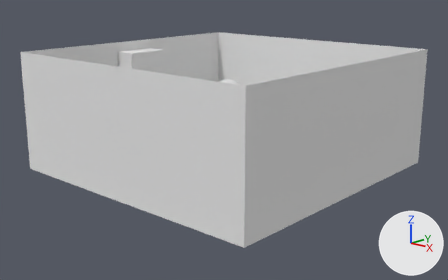
The Blender file rawAssets/AllAssets.blend as it was, and as the next commit left it.
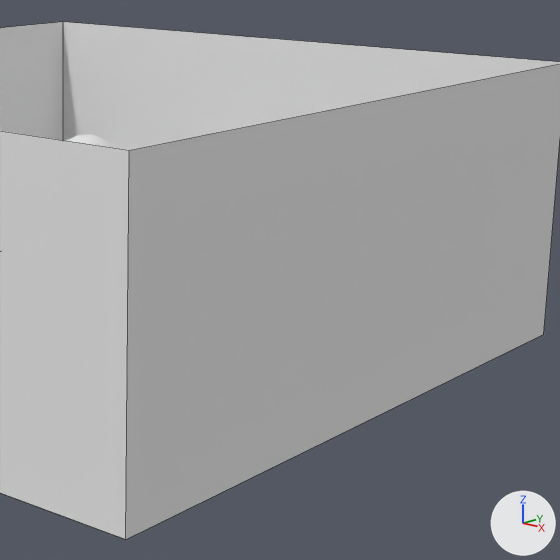
There are two pictures of each version: one whole from a 50 mm lens placed at (17.21, -19.45, 8.0), pointed at (0.11, -0.35, 1.18), one close up on the part from 43% to 95% of the width and 8% to 92% of the height. Arrows for +X, +Y and +Z are at lower right; the lights stay in place. The close-ups show mesh edges as thin lines.

Names of what the first close-up shows: 'Wall0', 'Wall1'.
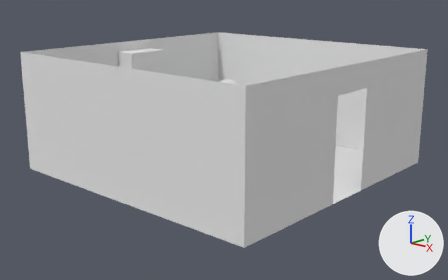
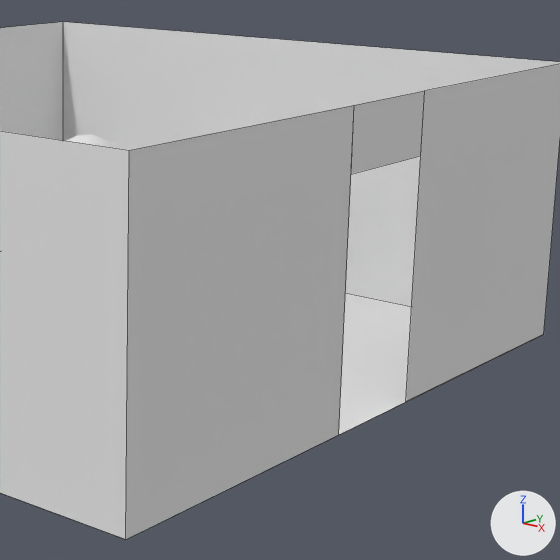
The change in detail:
me_plane_003 has 8 vertices, 2 faces and spans x -6.0..6.0, y -6.0..6.0, z -0.07..4.93.
me_plane_003 is used by ob_wall0; location (0.0, 0.0, 0.0).
Verts and faces of me_plane_003; kept vertices keep their numbers, new ones are numbered from 8.
Before the commit, vertices of me_plane_003: 0 (6.0, -6.0, -0.07) at pixel (125, 539), 1 (6.0, 6.0, -0.06) at pixel (543, 334), 2 (6.0, -6.0, 4.93) at pixel (129, 150), 3 (6.0, 6.0, 4.93).
Part 1, on me_plane_003:
Faces deleted: (0, 2, 3, 1).
New vertex 8 is at (6.0, 1.0, -0.06), pixel (405, 401).
New vertex 9 is at (6.0, 1.0, 4.93), pixel (424, 90).
New vertex 10 is at (6.0, -1.0, -0.07), pixel (338, 434).
New vertex 11 is at (6.0, -1.0, 4.93), pixel (354, 105).
New vertex 12 is at (6.0, -1.0, 3.93), pixel (351, 174).
New vertex 13 is at (6.0, -1.0, 4.93), pixel (354, 105).
New vertex 14 is at (6.0, 1.0, 3.93), pixel (420, 155).
New vertex 15 is at (6.0, 1.0, 4.93), pixel (424, 90).
New faces: (0, 2, 11, 10), (1, 8, 9, 3), (12, 13, 15, 14).

What differs and where, as boxes (x1, y1, x2, y2) in the close-ups (560 x 560 px):
part 1 of me_plane_003, built on
    both: (335, 64, 560, 436)
'Floor', unchanged, uncovered by the edit
    before: (25, 343, 525, 537)
    after: (25, 293, 525, 537)
